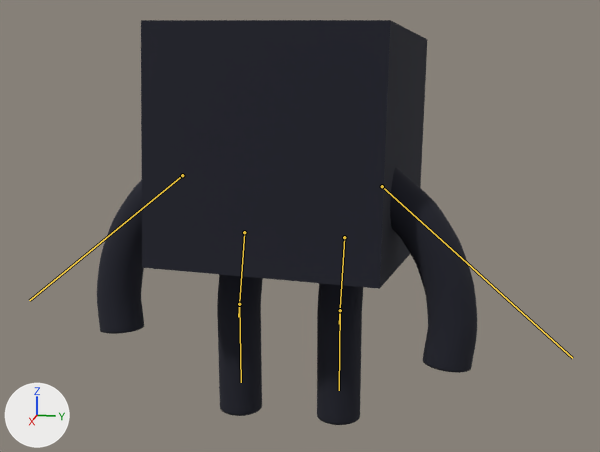
The glTF model zappy_godot/scenes/player/cuby.glb, before and after one commit.
The view is the same before and after, from a camera (50 mm lens) standing at (7.66, 1.59, 3.62) and looking at (0.4, 0.14, 1.8). The lights are fixed; the arrows at lower left show +X, +Y and +Z. The picture after the commit comes second. Both versions are drawn at frame 0 of the action 'idle'; the numbers are the values there. The bones that change are drawn over the model as lines.
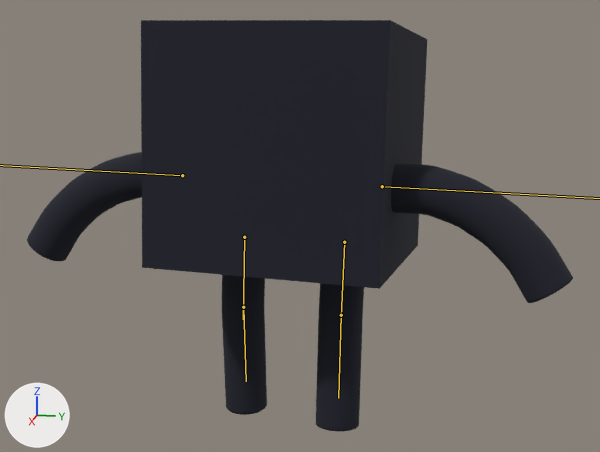
Pixel boxes (x1, y1, x2, y2) of what changed, in the pictures (600 x 452 px):
'Cylinder.004', posed
    before: (390, 167, 477, 373)
    after: (391, 163, 573, 303)
'Cylinder.001', posed
    before: (97, 180, 144, 334)
    after: (27, 152, 142, 261)
'Cylinder.003', posed
    before: (217, 274, 263, 416)
    after: (222, 275, 267, 415)
'Cylinder.002', posed
    before: (317, 283, 363, 425)
    after: (316, 283, 364, 431)
bone 'Bone', root to tip
    before: (344, 237) to (339, 324)
    after: (344, 242) to (340, 328)
bone 'Bone.003', root to tip
    before: (340, 310) to (339, 390)
    after: (341, 315) to (338, 398)
bone 'Bone', root to tip
    before: (244, 232) to (238, 317)
    after: (244, 237) to (243, 319)
bone 'Bone.003', root to tip
    before: (239, 304) to (241, 382)
    after: (243, 307) to (246, 381)

Diff of the bpy script that builds the scene:
```diff
--- a/zappy_godot/scenes/player/cuby.glb.py
+++ b/zappy_godot/scenes/player/cuby.glb.py
@@ bone_bone_001 @@
 bone_bone_001 = bpy.data.objects['left_arm'].pose.bones['Bone.001']
-bone_bone_001.rotation_quaternion = (0.943, 0.329, 0.0, 0.052)  # degrees (38, -2, 6)
+bone_bone_001.rotation_quaternion = (1.0, 0.0, 0.0, 0.0)  # degrees (0, 0, 0)
@@ bone_bone @@
 bone_bone = bpy.data.objects['left_leg'].pose.bones['Bone']
-bone_bone.location = (0.0, -0.101, 0.0)
-bone_bone.rotation_quaternion = (0.985, 0.0, 0.0, -0.174)  # degrees (0, 0, -20)
+bone_bone.location = (0.0, 0.0, 0.0)
+bone_bone.rotation_quaternion = (0.992, 0.0, 0.0, -0.125)  # degrees (0, 0, -14)
@@ bone_bone_003 @@
 bone_bone_003 = bpy.data.objects['left_leg'].pose.bones['Bone.003']  # child of 'Bone.002'
-bone_bone_003.rotation_quaternion = (0.985, 0.0, 0.0, 0.174)  # degrees (0, 0, 20)
+bone_bone_003.rotation_quaternion = (0.998, 0.0, 0.0, 0.062)  # degrees (0, 0, 7)
@@ bone_bone_001_ @@
 bone_bone_001_ = bpy.data.objects['right_arm'].pose.bones['Bone.001']
-bone_bone_001_.rotation_quaternion = (0.943, 0.329, 0.0, 0.052)  # degrees (38, -2, 6)
+bone_bone_001_.rotation_quaternion = (1.0, 0.0, 0.0, 0.0)  # degrees (0, 0, 0)
@@ bone_bone_ @@
 bone_bone_ = bpy.data.objects['right_leg'].pose.bones['Bone']
-bone_bone_.location = (0.0, -0.101, 0.0)
-bone_bone_.rotation_quaternion = (0.985, 0.0, 0.0, -0.174)  # degrees (0, 0, -20)
+bone_bone_.location = (0.0, 0.0, 0.0)
+bone_bone_.rotation_quaternion = (0.998, 0.0, 0.0, -0.07)  # degrees (0, 0, -8)
@@ bone_bone_003_ @@
 bone_bone_003_ = bpy.data.objects['right_leg'].pose.bones['Bone.003']  # child of 'Bone.002'
-bone_bone_003_.rotation_quaternion = (0.985, 0.0, 0.0, 0.174)  # degrees (0, 0, 20)
+bone_bone_003_.rotation_quaternion = (0.995, 0.0, 0.0, 0.101)  # degrees (0, 0, 12)
```
